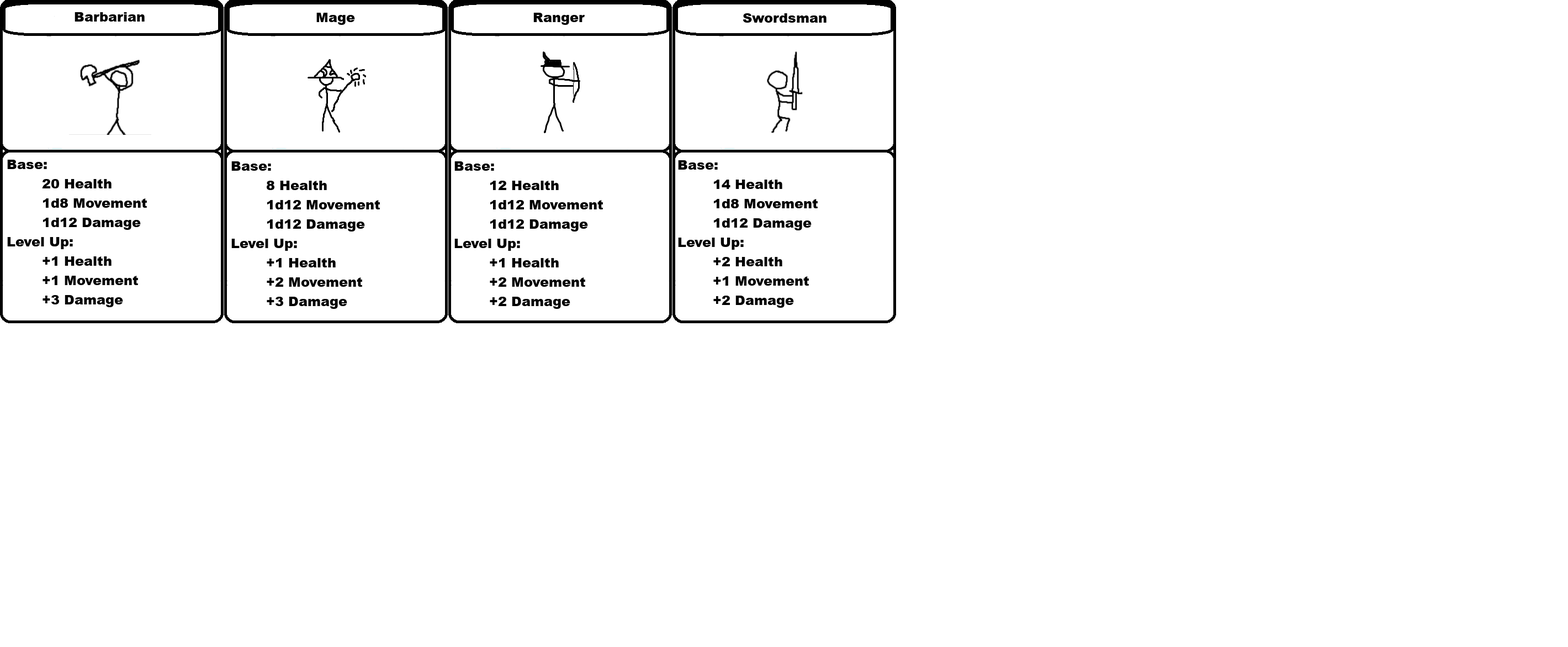
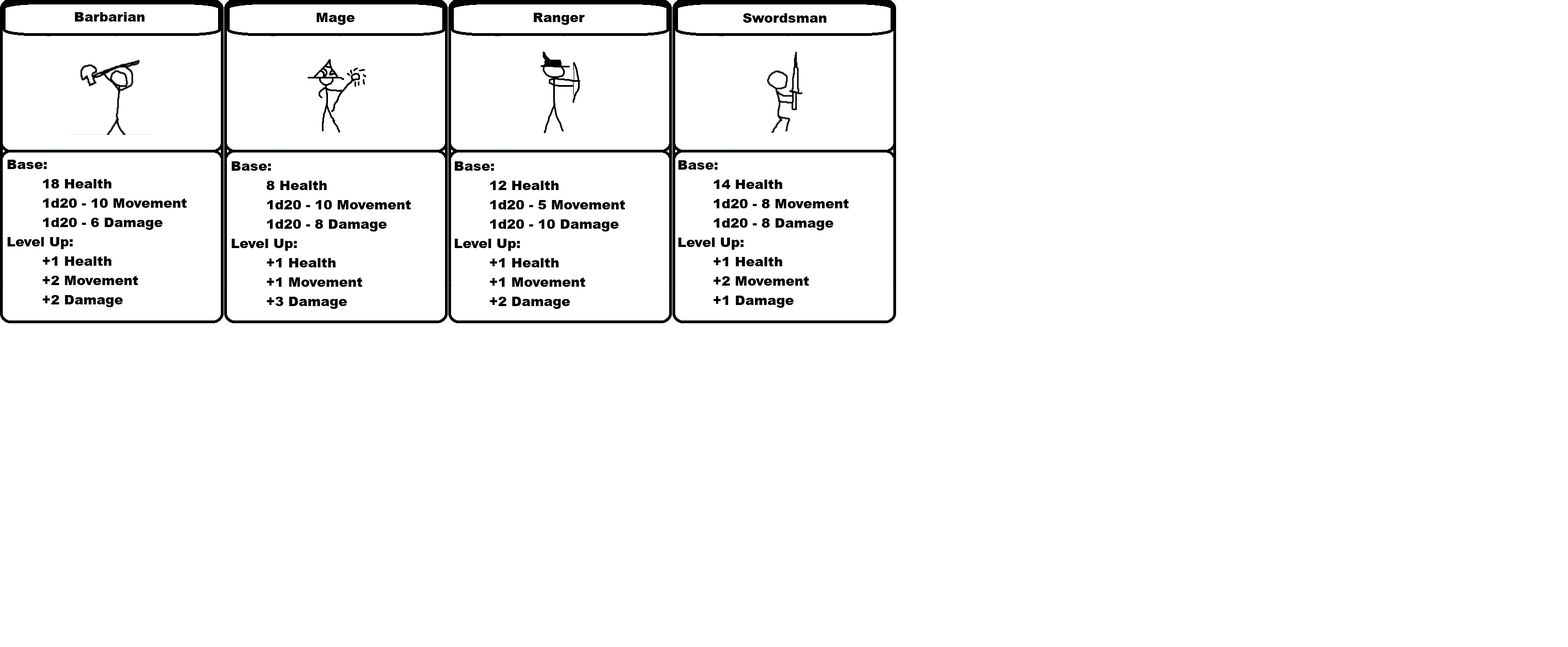
Layered file, before and after one edit (w=1568, h=647). Changes by layer:
painted on "Base: ..." over [41, 178, 187, 305]
painted on "Base: ... #1" over [274, 199, 411, 287]
painted on "Base: ... #2" over [498, 199, 625, 287]
painted on "Base: ... #3" over [721, 198, 849, 305]
